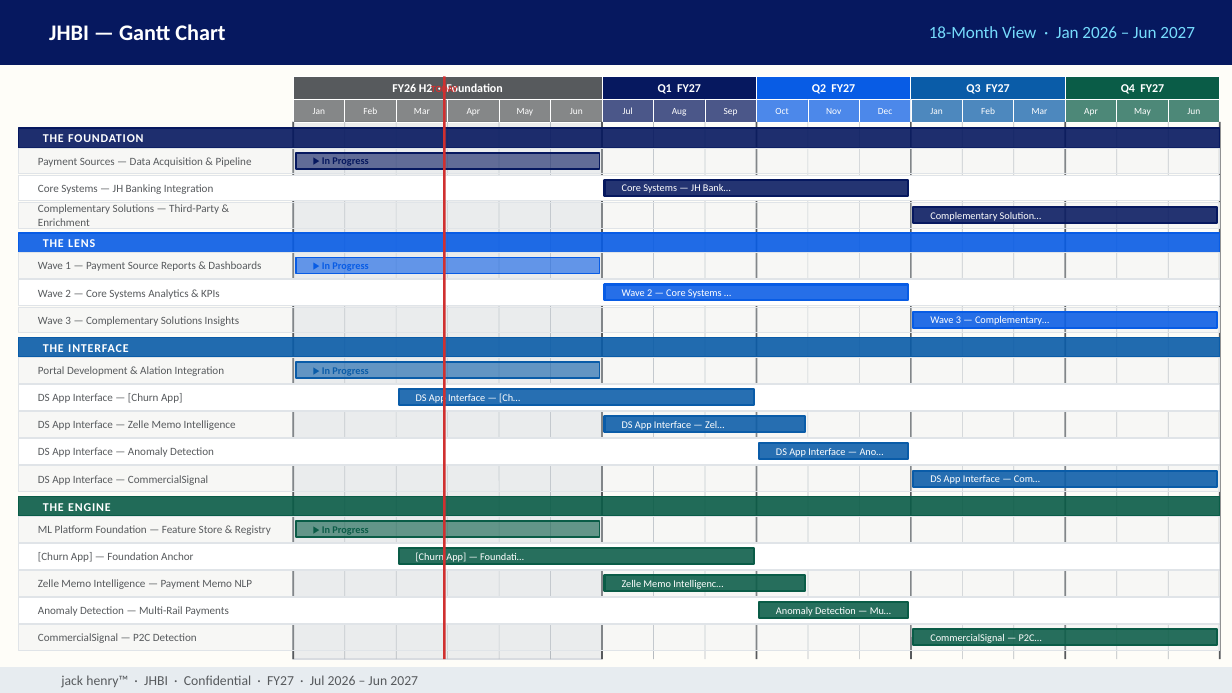
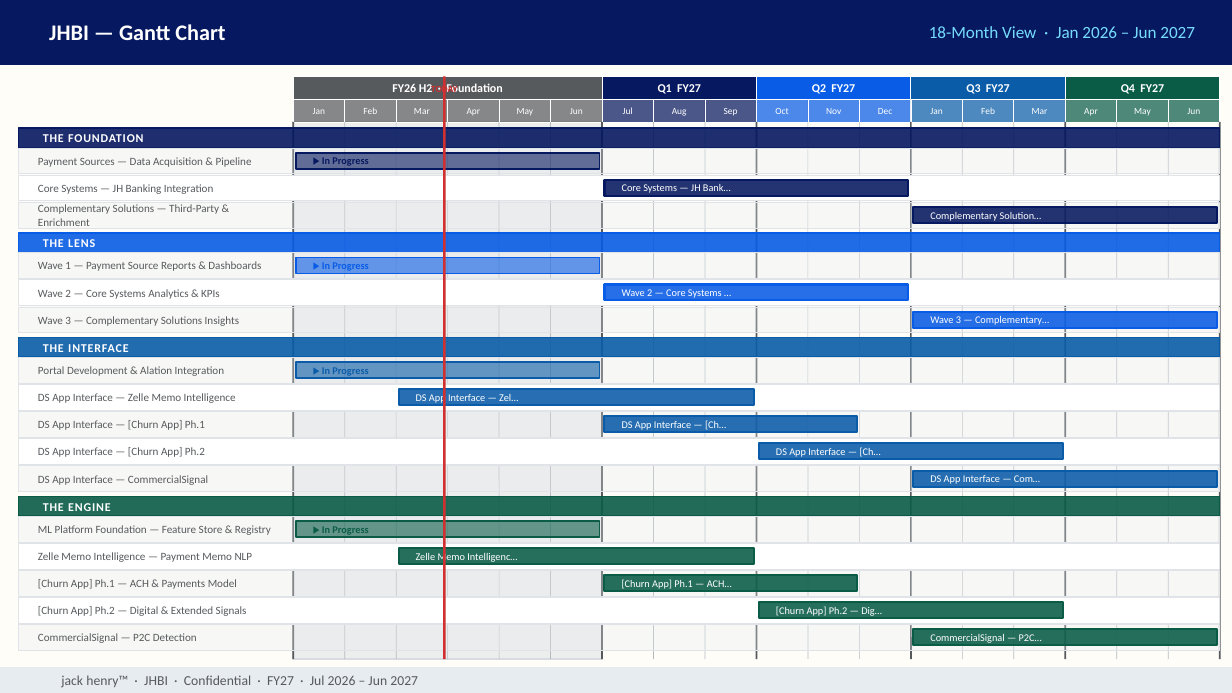
Before and after one commit to MonkeyWrenchGang/jhai_presentations, a slide deck: slide 6 of jhbi-roadmap-2026.pptx. Drawn at 1232x693 pixels with LibreOffice and Linux fonts; fonts in the diff are those of the drawing. Boxes give left, top, right and bottom in pixels: in the first picture for what was removed or moved away, otherwise in the second. Text is boxed around its words. In the diff, an @@ line names an element or a change of style, - is before the commit and + after.

Commit message:
Slide 6: Zelle Memo first, Churn split Ph.1 ACH / Ph.2 digital signals, Anomaly Detection replaced

```diff
--- a/jhbi-roadmap-2026.pptx
+++ b/jhbi-roadmap-2026.pptx
@@ text at [38,393,236,403]: text changed @@
-DS App Interface — [Churn App]
+DS App Interface — Zelle Memo Intelligence
@@ text at [416,393,518,405]: text changed @@
-DS App Interface — [Ch…
+DS App Interface — Zel…
@@ rectangle: place and size @@
-rectangle at [605,416,806,432]
+rectangle at [605,416,857,432]
@@ text at [38,447,205,457]: text changed @@
-DS App Interface — Anomaly Detection
+DS App Interface — [Churn App] Ph.2
@@ text at [38,420,205,430]: text changed @@
-DS App Interface — Zelle Memo Intelligence
+DS App Interface — [Churn App] Ph.1
@@ text at [622,420,726,430]: text changed @@
-DS App Interface — Zel…
+DS App Interface — [Ch…
@@ rectangle: place and size @@
-rectangle at [759,444,908,460]
+rectangle at [759,444,1063,460]
@@ text at [776,447,881,457]: text changed @@
-DS App Interface — Ano…
+DS App Interface — [Ch…
@@ text "Zelle Memo Intelligence — Payment ...": place and size @@
-text "Zelle Memo Intelligence — Payment ..." at [38,579,253,589]
+text "Zelle Memo Intelligence — Payment ..." at [38,552,253,562]
@@ text at [416,552,517,564]: text changed @@
-[Churn App] — Foundati…
+Zelle Memo Intelligenc…
@@ text at [38,579,237,589]: text changed @@
-[Churn App] — Foundation Anchor
+[Churn App] Ph.1 — ACH & Payments Model
@@ rectangle: place and size @@
-rectangle at [605,575,806,591]
+rectangle at [605,575,857,591]
@@ text at [622,579,732,589]: text changed @@
-Zelle Memo Intelligenc…
+[Churn App] Ph.1 — ACH…
@@ text at [38,606,247,616]: text changed @@
-Anomaly Detection — Multi-Rail Payments
+[Churn App] Ph.2 — Digital & Extended Signals
@@ rectangle: place and size @@
-rectangle at [759,602,908,618]
+rectangle at [759,602,1063,618]
@@ text at [776,606,882,616]: text changed @@
-Anomaly Detection — Mu…
+[Churn App] Ph.2 — Dig…
```
Also in this commit, not shown: 2 other slides changed.
